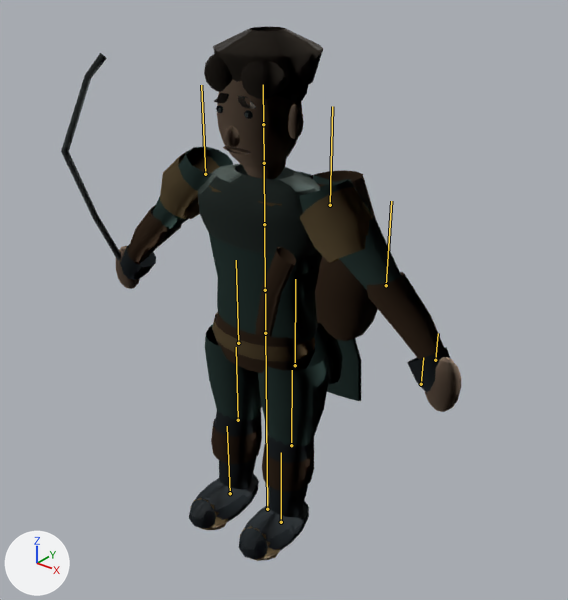
Renders of the glTF model assets/shared/humanoid-archer.glb from each side of a commit.
Both versions are drawn from a 50 mm camera at (2.06, -2.44, 2.75) aimed at (0.02, 0.1, 1.17). Every picture has the same lights, and +X, +Y and +Z are marked at lower left. The first picture is the older version. The bones that change, and the others that lie on the model, are drawn over the model as lines.

Names of what the first picture shows: 'SkinnedActor'.
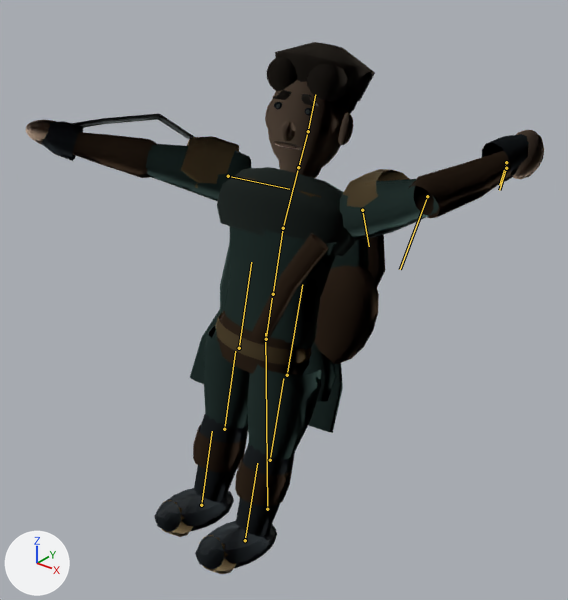
The newer file adds an action. The first version stands in its rest pose; the second is drawn at frame 6 of the action 'ARCHER_MULTI_SHOT'.

Where the change shows, as pixel boxes [x1, y1, x2, y2] in the pictures (568 x 600 px):
'SkinnedActor', posed (29% wider): before [61, 26, 461, 561]; after [26, 42, 544, 574]
bone 'Hips', root to tip: before (265, 333) to (265, 293); after (266, 339) to (272, 298)
bone 'Chest', root to tip: before (264, 224) to (264, 163); after (283, 228) to (298, 167)
bone 'Head', root to tip: before (263, 124) to (263, 84); after (308, 131) to (315, 94)
bone 'Shoulder_L', root to tip: before (205, 174) to (201, 85); after (228, 176) to (289, 189)
bone 'Shoulder_R', root to tip: before (330, 205) to (332, 106); after (362, 210) to (369, 246)
bone 'Elbow_R', root to tip: before (386, 285) to (391, 201); after (427, 196) to (400, 269)

What changed in the scene script:
```text
Change bone_hips:
    where bone_hips = bpy.data.objects['ReusableHumanoidRig'].pose.bones['Hips']  # child of 'Root'
    bone_hips.location: (0.0, 0.0, 0.0) -> (0.0, -0.031, 0.0)
    bone_hips.rotation_quaternion: (1.0, 0.0, 0.0, 0.0) -> (0.992, -0.102, -0.077, -0.008)  # degrees (0, 0, 0) -> degrees (-12, -9, 0)
Change bone_chest:
    where bone_chest = bpy.data.objects['ReusableHumanoidRig'].pose.bones['Chest']  # child of 'Spine'
    bone_chest.rotation_quaternion: (1.0, 0.0, 0.0, 0.0) -> (0.982, -0.11, 0.153, 0.017)  # degrees (0, 0, 0) -> degrees (-13, 18, 0)
Change bone_head:
    where bone_head = bpy.data.objects['ReusableHumanoidRig'].pose.bones['Head']  # child of 'Neck'
    bone_head.rotation_quaternion: (1.0, 0.0, 0.0, 0.0) -> (0.998, 0.069, 0.0, 0.0)  # degrees (0, 0, 0) -> degrees (8, 0, 0)
Change bone_shoulder_l:
    where bone_shoulder_l = bpy.data.objects['ReusableHumanoidRig'].pose.bones['Shoulder_L']  # child of 'Chest'
    bone_shoulder_l.rotation_quaternion: (1.0, 0.0, 0.0, 0.0) -> (0.717, -0.674, -0.13, -0.123)  # degrees (0, 0, 0) -> degrees (-86, -21, 0)
Change bone_shoulder_r:
    where bone_shoulder_r = bpy.data.objects['ReusableHumanoidRig'].pose.bones['Shoulder_R']  # child of 'Chest'
    bone_shoulder_r.rotation_quaternion: (1.0, 0.0, 0.0, 0.0) -> (0.557, -0.826, 0.048, 0.071)  # degrees (0, 0, 0) -> degrees (-112, 10, 0)
Change bone_elbow_r:
    where bone_elbow_r = bpy.data.objects['ReusableHumanoidRig'].pose.bones['Elbow_R']  # child of 'Shoulder_R'
    bone_elbow_r.rotation_quaternion: (1.0, 0.0, 0.0, 0.0) -> (0.628, -0.778, 0.0, 0.0)  # degrees (0, 0, 0) -> degrees (-102, 0, 0)
```
